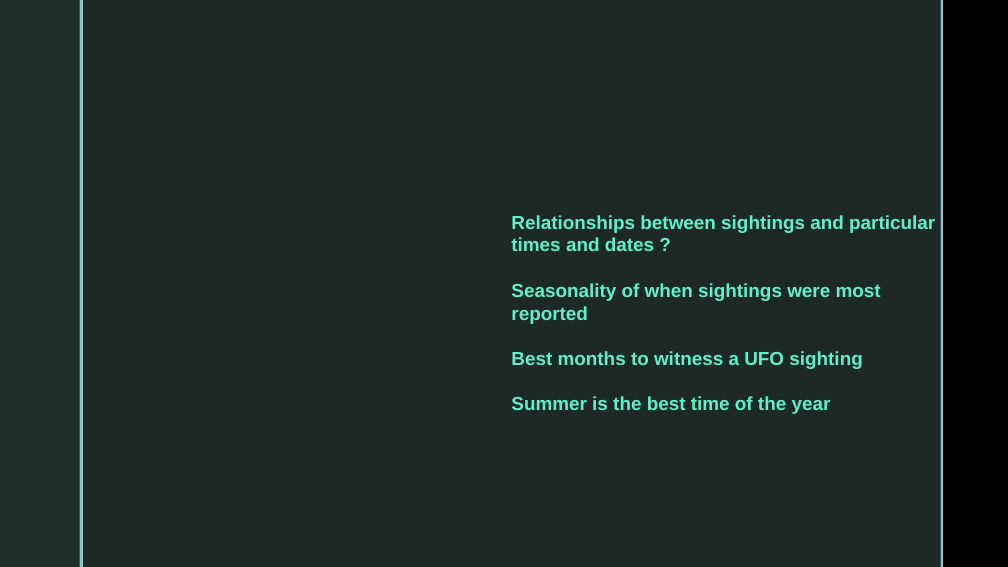
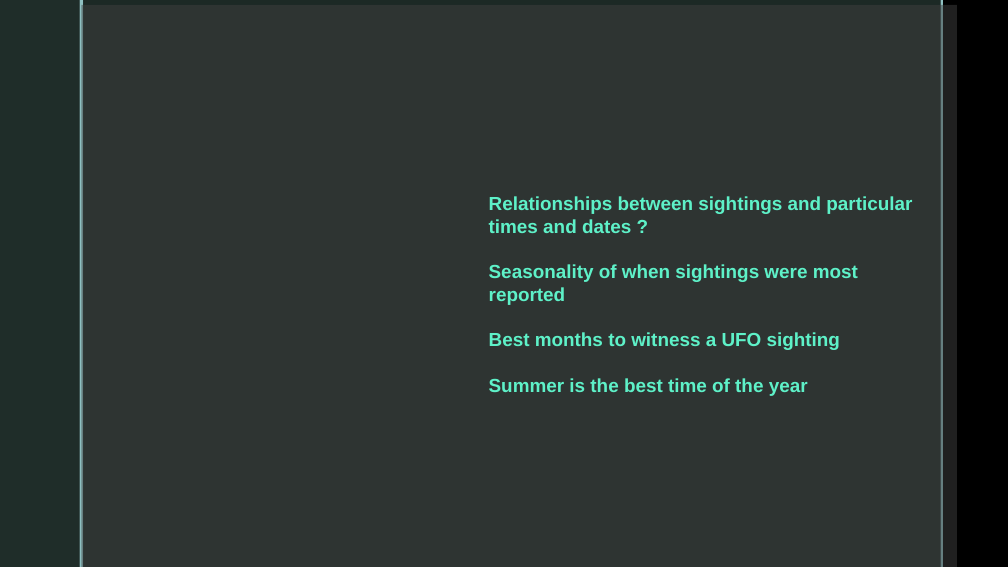
Before and after one commit to abinormal129/SMU-Project-1-UFO-Sightings, a slide deck: slide 15 of Carlos_work/UFO_Sighting Presentation_C_slides.pptx. Drawn at 1008x567 pixels with LibreOffice and Linux fonts; fonts in the diff are those of the drawing; background and template pictures are left out. Boxes give left, top, right and bottom in pixels: in the first picture for what was removed or moved away, otherwise in the second. Text is boxed around its words. In the diff, an @@ line names an element or a change of style, - is before the commit and + after.

```diff
--- a/Carlos_work/UFO_Sighting Presentation_C_slides.pptx
+++ b/Carlos_work/UFO_Sighting Presentation_C_slides.pptx
@@ rectangle added at (82, 5, 957, 567), fill #404040 at 50% opacity @@
@@ text "Relationships between sightings and particular ...": place and size @@
-text "Relationships between sightings and particular ..." at (511, 215, 935, 414)
+text "Relationships between sightings and particular ..." at (489, 196, 912, 396)
```
Also in this commit, not shown: 1 other slide changed.
